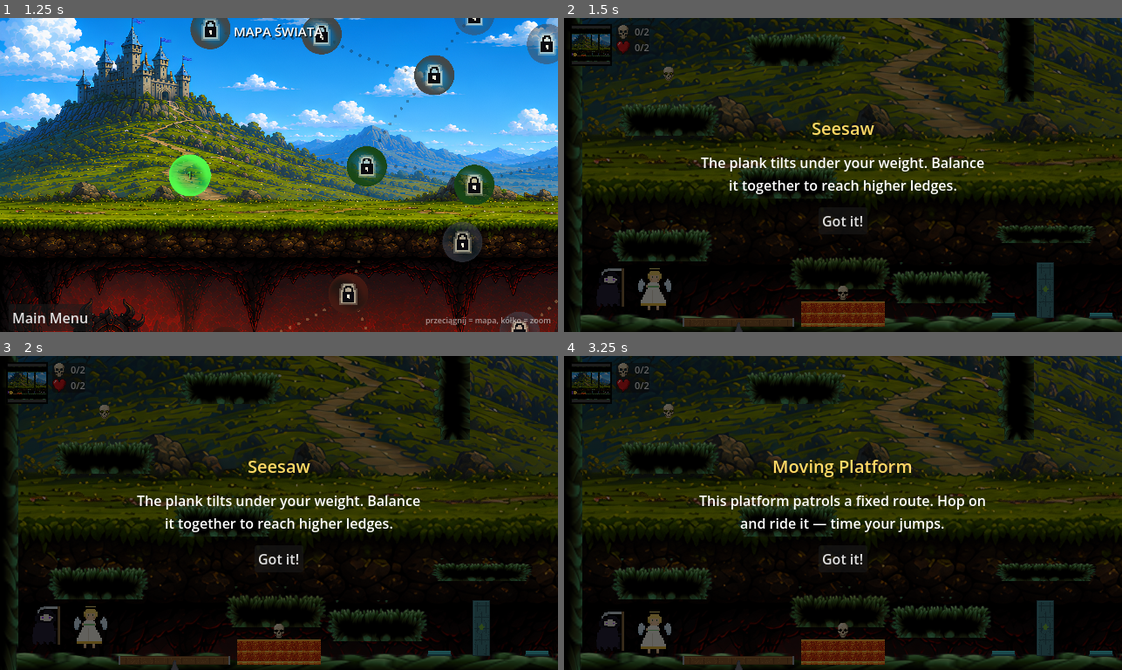
Above: before the commit, frames 1-4 (two rows, left to right).
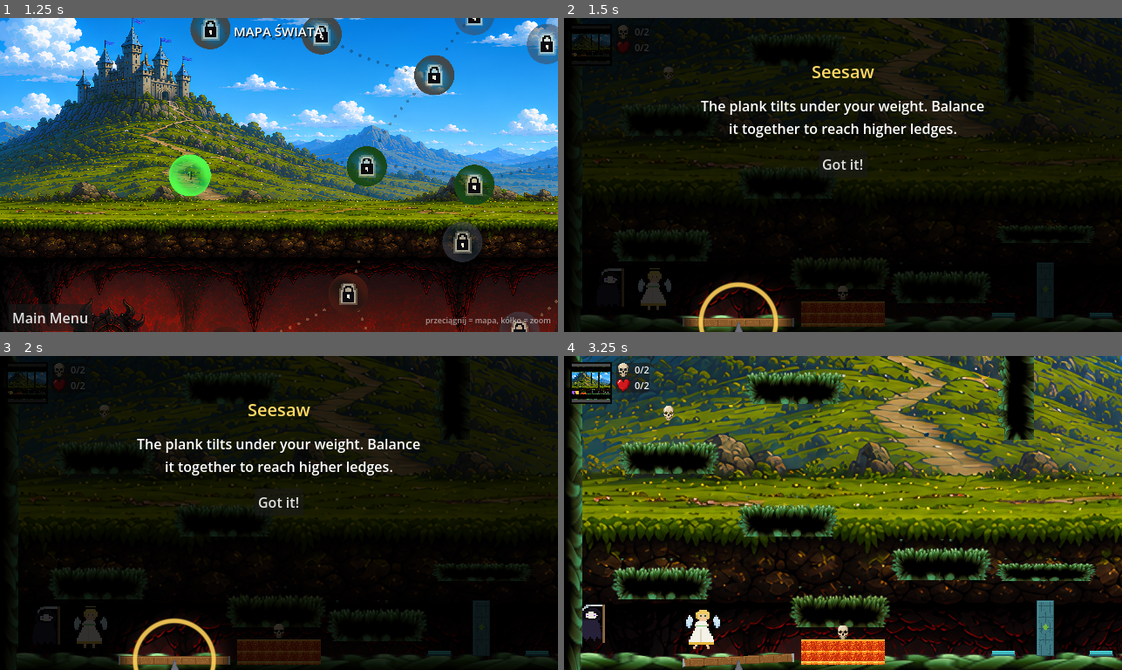
Above: after the commit, the same moments.

Repository: mionsek/life-death
Game: Godot game, scene res://scenes/ui/MainMenu.tscn
Two runs of this game, one before a commit and one after it. Both use one fixed random seed, a clock stepped at 60 frames per second and the inputs below.
Inputs (mouse positions are in pixels of both pictures, inside the frame that each line leads up to):
- Up to frame 1 (1.25 s): click "Start Game" at 0.5 s
- Up to frame 2 (1.5 s): click "1" at 1.25 s
- Up to frame 3 (2 s): no input
- Up to frame 4 (3.25 s): click "Got it!" at 2 s; tap Enter (ui_accept) at 2.75, 3.02 s; move the mouse to (965, 497) at 2.77 s; hold Right (ui_right) from 2.78 s (still down); hold Shift from 2.78 s (still down); click (965, 497) at 2.92 s

Frame 1 is identical in both runs. In frame 2, 24% of the frame differs, in the area x 1-100%, y 0-100%; in frame 3, 24%; in frame 4, 66%, in the area x 0-100%, y 0-100%.

Commit message:
feat: tutorial spotlight + proximity trigger (021)
- Lessons now trigger only when a hero walks within 130px of the obstacle
  (besides it being on screen) — walking past matters, seeing from afar does
  not. Levels without hero nodes fall back to view-only (keeps tests green).
- The popup overlay is a spotlight shader: the screen darkens to 80% except
  a soft pulsing hole around the explained obstacle, rimmed with a golden
  ring; the text card moves to the opposite half of the screen so it never
  covers the highlight.
- Unscripted lava pools (newer levels wire Area2D straight to the level
  script) are recognised by node name, so the lava lesson fires in the
  enclosed Earth_01 too.
- Verified in-game: seesaw lesson at spawn, lava lesson only after walking
  up to the pool, both with the spotlight aimed correctly. Tests: 130.

Co-Authored-By: Claude Fable 5 <noreply@anthropic.com>

Diff:
--- a/game/project.godot
+++ b/game/project.godot
@@ -16,10 +16,6 @@
 config/features=PackedStringArray("4.6", "Forward Plus")
 config/icon="res://assets/sprites/icon.svg"
 
-[audio]
-
-buses/default_bus_layout="res://default_bus_layout.tres"
-
 [autoload]
 
 Settings="*res://scripts/systems/settings.gd"
@@ -36,14 +32,13 @@
 window/stretch/mode="canvas_items"
 window/stretch/aspect="expand"
 
+[editor_plugins]
+
+enabled=PackedStringArray("res://addons/gut/plugin.cfg")
+
 [internationalization]
 
 locale/translations=PackedStringArray("res://i18n/translations.en.translation", "res://i18n/translations.pl.translation")
-locale/fallback="en"
-
-[editor_plugins]
-
-enabled=PackedStringArray("res://addons/gut/plugin.cfg")
 
 [layer_names]
 
--- a/game/scenes/ui/TutorialPopup.tscn
+++ b/game/scenes/ui/TutorialPopup.tscn
@@ -1,6 +1,10 @@
-[gd_scene load_steps=2 format=3 uid="uid://tutorial_popup"]
+[gd_scene load_steps=4 format=3 uid="uid://tutorial_popup"]
 
 [ext_resource type="Script" path="res://scripts/ui/tutorial_popup.gd" id="1"]
+[ext_resource type="Shader" path="res://shaders/tutorial_spotlight.gdshader" id="2"]
+
+[sub_resource type="ShaderMaterial" id="spotlight_mat"]
+shader = ExtResource("2")
 
 [node name="TutorialPopup" type="CanvasLayer"]
 layer = 25
@@ -14,11 +18,11 @@
 anchor_bottom = 1.0
 
 [node name="Overlay" type="ColorRect" parent="HUD"]
+material = SubResource("spotlight_mat")
 layout_mode = 1
 anchors_preset = 15
 anchor_right = 1.0
 anchor_bottom = 1.0
-color = Color(0, 0, 0, 0.6)
 
 [node name="Panel" type="VBoxContainer" parent="HUD"]
 layout_mode = 1
--- a/game/scripts/systems/tutorial_manager.gd
+++ b/game/scripts/systems/tutorial_manager.gd
@@ -12,6 +12,9 @@
 const CHECK_INTERVAL: float = 0.25
 # Extra margin (px) around the view so obstacles trigger right at the edge.
 const VIEW_MARGIN: float = 8.0
+# A lesson triggers only when a hero is this close to the obstacle (px),
+# besides it being on screen — walking past matters, not seeing from afar.
+const PROXIMITY_RADIUS: float = 130.0
 
 # Toggle for tests / speedruns; popups are skipped entirely when false.
 var enabled: bool = true
@@ -20,6 +23,8 @@
 # Pending {type, node} entries for the currently tracked level.
 var _pending: Array[Dictionary] = []
 var _camera: Camera2D = null
+# The two characters — a lesson needs one of them near the obstacle.
+var _heroes: Array[Node2D] = []
 var _timer: float = 0.0
 # The popup currently on screen — no new lessons trigger while it lives.
 var _active_popup: Node = null
@@ -34,8 +39,13 @@
 func track_level(level_root: Node, camera: Camera2D) -> void:
 	_pending.clear()
 	_camera = camera
+	_heroes.clear()
 	if not enabled or camera == null:
 		return
+	for hero_name in ["Player", "Guardian"]:
+		var hero := level_root.get_node_or_null(hero_name)
+		if hero is Node2D:
+			_heroes.append(hero)
 	_collect(level_root)
 
 
@@ -72,6 +82,10 @@
 			return "lava"
 		if "light_zone" in path:
 			return "holy_light"
+	# Newer levels wire lava areas straight to the level script — recognise
+	# them by name instead (LavaPool, LavaPool2, ...).
+	if node is Area2D and node.name.begins_with("Lava"):
+		return "lava"
 	if node is StaticBody2D:
 		if node.name.begins_with("Cloud"):
 			return "cloud"
@@ -117,11 +131,24 @@
 			continue
 		if was_seen(entry.type):
 			continue
-		if view.has_point(node.global_position):
-			_show_tutorial(entry.type)
+		if view.has_point(node.global_position) and _near_heroes(node.global_position):
+			_show_tutorial(entry.type, node)
 			break
 	_pending = _pending.filter(
 		func(e): return is_instance_valid(e.node) and not was_seen(e.type))
+
+
+# Whether any hero stands close enough to the obstacle for the lesson to
+# matter. Levels without hero nodes (tests, tools) fall back to view-only.
+func _near_heroes(pos: Vector2) -> bool:
+	var any_valid := false
+	for hero in _heroes:
+		if not is_instance_valid(hero):
+			continue
+		any_valid = true
+		if hero.global_position.distance_to(pos) <= PROXIMITY_RADIUS:
+			return true
+	return not any_valid
 
 
 # The world-space rectangle currently visible through the camera.
@@ -131,12 +158,13 @@
 		.grow(VIEW_MARGIN)
 
 
-# Pauses the game and shows the popup; the popup unpauses on dismiss.
-func _show_tutorial(type: String) -> void:
+# Pauses the game and shows the popup with its spotlight aimed at the
+# obstacle; the popup unpauses on dismiss.
+func _show_tutorial(type: String, target: Node = null) -> void:
 	mark_seen(type)
 	var popup := POPUP_SCENE.instantiate()
 	get_tree().root.add_child(popup)
-	popup.setup(type)
+	popup.setup(type, target if target is Node2D else null)
 	_active_popup = popup
 	get_tree().paused = true
 
--- a/game/scripts/ui/tutorial_popup.gd
+++ b/game/scripts/ui/tutorial_popup.gd
@@ -1,18 +1,50 @@
 extends CanvasLayer
 
-# Modal lesson card shown by TutorialManager while the tree is paused.
-# Dismissing it unpauses the game and frees the popup.
+# Modal lesson card shown by TutorialManager while the tree is paused. The
+# overlay shader darkens the screen except a pulsing spotlight around the
+# explained obstacle; the text card moves to the opposite half so it never
+# covers the highlight. Dismissing unpauses the game and frees the popup.
+
+# Spotlight size around the obstacle's origin (canvas px).
+const HOLE_RADIUS: float = 46.0
+
+var _target: Node2D = null
 
 
 func _ready() -> void:
 	$HUD/Panel/BtnOk.pressed.connect(_on_ok)
 
 
-# Fills the card from the tutorial type's translation keys.
-func setup(type: String) -> void:
+# Fills the card from the tutorial type's translation keys and aims the
+# spotlight at the obstacle (target may be null — plain dark overlay then).
+func setup(type: String, target: Node2D = null) -> void:
 	var key := type.to_upper()
 	$HUD/Panel/Title.text = tr("TUT_%s_TITLE" % key)
 	$HUD/Panel/Body.text = tr("TUT_%s_BODY" % key)
+	_target = target
+	_update_spotlight()
+
+
+# Tracks the target every frame (window resize, safety on freed nodes).
+func _process(_delta: float) -> void:
+	_update_spotlight()
+
+
+func _update_spotlight() -> void:
+	var mat: ShaderMaterial = $HUD/Overlay.material
+	var canvas_size: Vector2 = $HUD/Overlay.size
+	mat.set_shader_parameter("canvas_size", canvas_size)
+	if _target == null or not is_instance_valid(_target):
+		mat.set_shader_parameter("hole_center", Vector2(-1000, -1000))
+		return
+	# The obstacle's position in canvas coordinates (camera included).
+	var center: Vector2 = _target.get_global_transform_with_canvas().origin
+	mat.set_shader_parameter("hole_center", center)
+	mat.set_shader_parameter("hole_radius", HOLE_RADIUS)
+	# Keep the card on the opposite half of the screen than the spotlight.
+	var frac := 0.68 if center.y < canvas_size.y / 2.0 else 0.32
+	$HUD/Panel.anchor_top = frac
+	$HUD/Panel.anchor_bottom = frac
 
 
 func _on_ok() -> void:
--- /dev/null
+++ b/game/shaders/tutorial_spotlight.gdshader
@@ -0,0 +1,20 @@
+shader_type canvas_item;
+
+// Tutorial overlay: darkens the whole screen except a soft-edged spotlight
+// hole around the explained obstacle, with a pulsing golden ring on its rim.
+// hole_center is in canvas pixels (same space as UV * canvas_size).
+
+uniform vec2 hole_center = vec2(-1000.0, -1000.0);
+uniform float hole_radius = 46.0;
+uniform float softness = 26.0;
+uniform float darkness : hint_range(0.0, 1.0) = 0.8;
+uniform vec2 canvas_size = vec2(640.0, 360.0);
+
+void fragment() {
+	float radius = hole_radius + sin(TIME * 3.0) * 3.0;
+	float dist = distance(UV * canvas_size, hole_center);
+	float shade = smoothstep(radius, radius + softness, dist);
+	float ring = 1.0 - smoothstep(1.5, 4.5, abs(dist - radius));
+	vec3 gold = vec3(1.0, 0.82, 0.35);
+	COLOR = vec4(gold * ring, max(darkness * shade, ring * 0.9));
+}
--- a/game/tests/unit/test_tutorial_manager.gd
+++ b/game/tests/unit/test_tutorial_manager.gd
@@ -15,6 +15,7 @@
 	TutorialManager._save_seen()
 	TutorialManager._pending.clear()
 	TutorialManager._camera = null
+	TutorialManager._heroes.clear()
 
 
 func _scripted(base: Node, script_path: String) -> Node:
@@ -28,6 +29,13 @@
 	var light := _scripted(Area2D.new(), "res://scripts/systems/light_zone.gd")
 	assert_eq(TutorialManager.classify(lava), "lava")
 	assert_eq(TutorialManager.classify(light), "holy_light")
+
+
+func test_classifies_unscripted_lava_pools_by_name() -> void:
+	var pool := Area2D.new()
+	pool.name = "LavaPool"
+	add_child_autofree(pool)
+	assert_eq(TutorialManager.classify(pool), "lava")
 
 
 func test_classifies_obstacle_classes() -> void:
@@ -83,6 +91,22 @@
 		"seen flags should survive a reload from disk")
 
 
+func test_lesson_needs_a_hero_nearby() -> void:
+	var hero := Node2D.new()
+	hero.global_position = Vector2.ZERO
+	add_child_autofree(hero)
+	TutorialManager._heroes = [hero] as Array[Node2D]
+	assert_true(TutorialManager._near_heroes(Vector2(100, 0)),
+		"obstacle 100px away should be near")
+	assert_false(TutorialManager._near_heroes(Vector2(500, 0)),
+		"obstacle 500px away should be far")
+
+
+func test_no_heroes_falls_back_to_view_only() -> void:
+	TutorialManager._heroes.clear()
+	assert_true(TutorialManager._near_heroes(Vector2(9999, 9999)))
+
+
 func test_track_level_skips_seen_types() -> void:
 	TutorialManager.mark_seen("lava")
 	var root := Node2D.new()
Not shown, added: game/shaders/tutorial_spotlight.gdshader.uid
